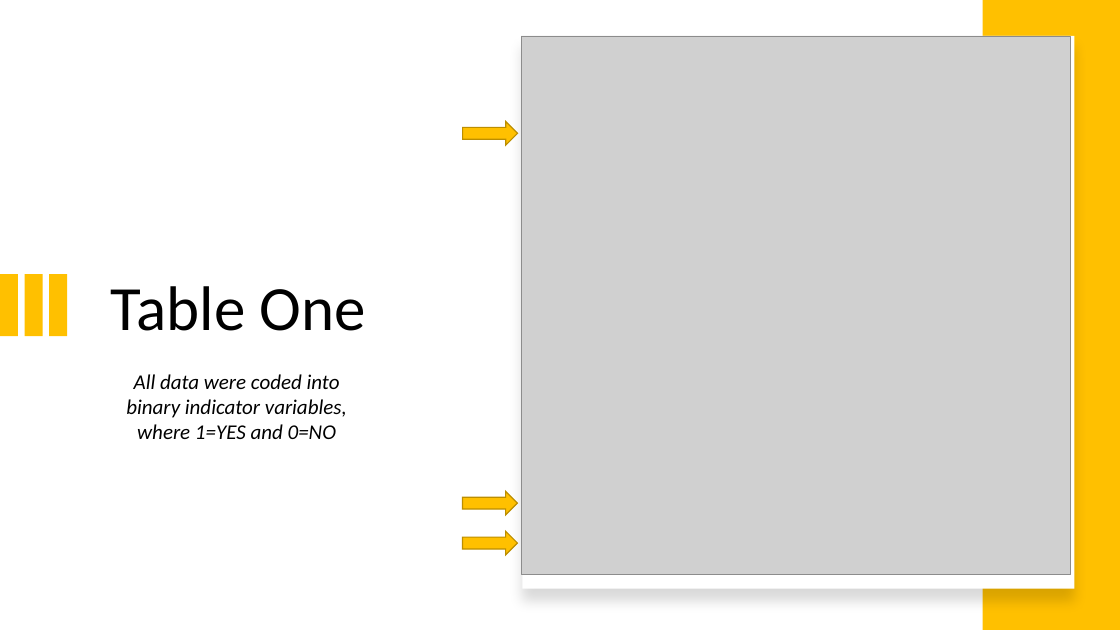
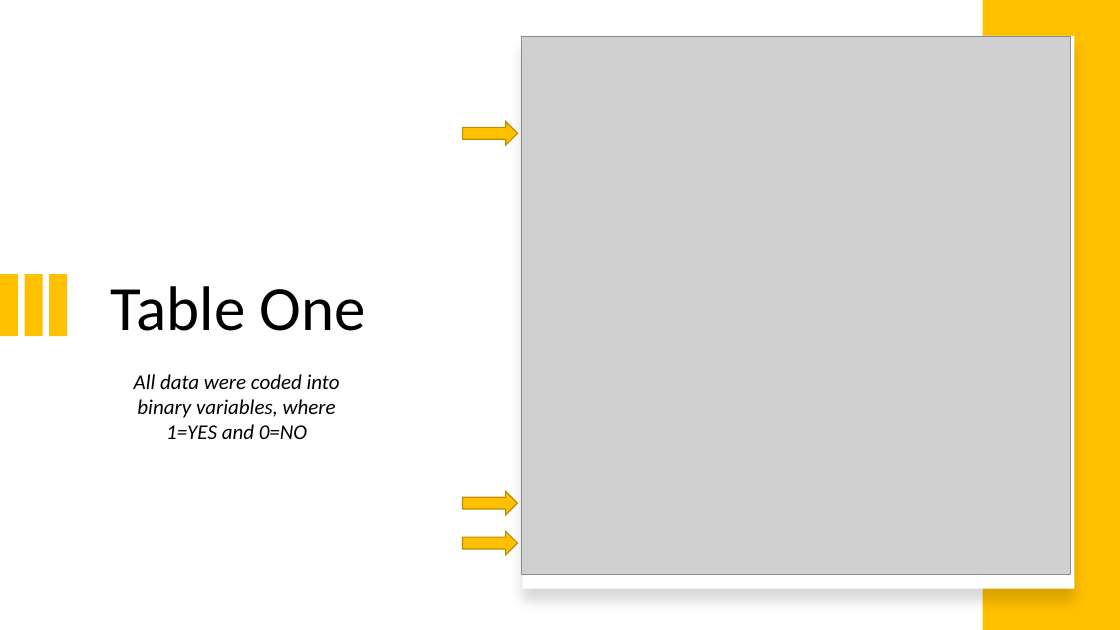
Before and after one commit to steph-rey/MS-CDI_Risk, a slide deck: slide 4 of CDI_Risk_Assessment_Model_Presentation_2021-02-02.pptx. Drawn at 1120x630 pixels with LibreOffice and Linux fonts; fonts in the diff are those of the drawing; grey boxes stand for pictures. Boxes give left, top, right and bottom in pixels: in the first picture for what was removed or moved away, otherwise in the second. Text is boxed around its words. In the diff, an @@ line names an element or a change of style, - is before the commit and + after.

```diff
--- a/CDI_Risk_Assessment_Model_Presentation_2021-02-02.pptx
+++ b/CDI_Risk_Assessment_Model_Presentation_2021-02-02.pptx
@@ text at [134,374,340,439]: text changed @@
-All data were coded into binary indicator variables, where 1=YES and 0=NO
+All data were coded into binary variables, where 1=YES and 0=NO
```
Also in this commit, not shown: 10 other slides changed, 3 slides added, 1 other file.
